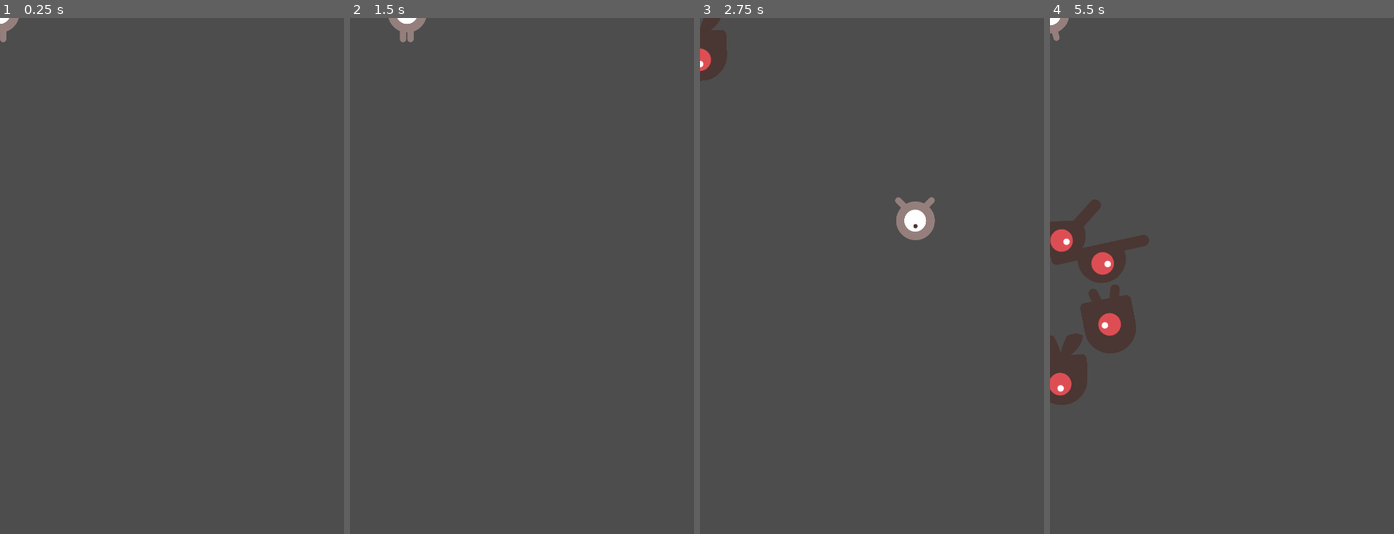
Above: before the commit, frames 1-4 (left to right).
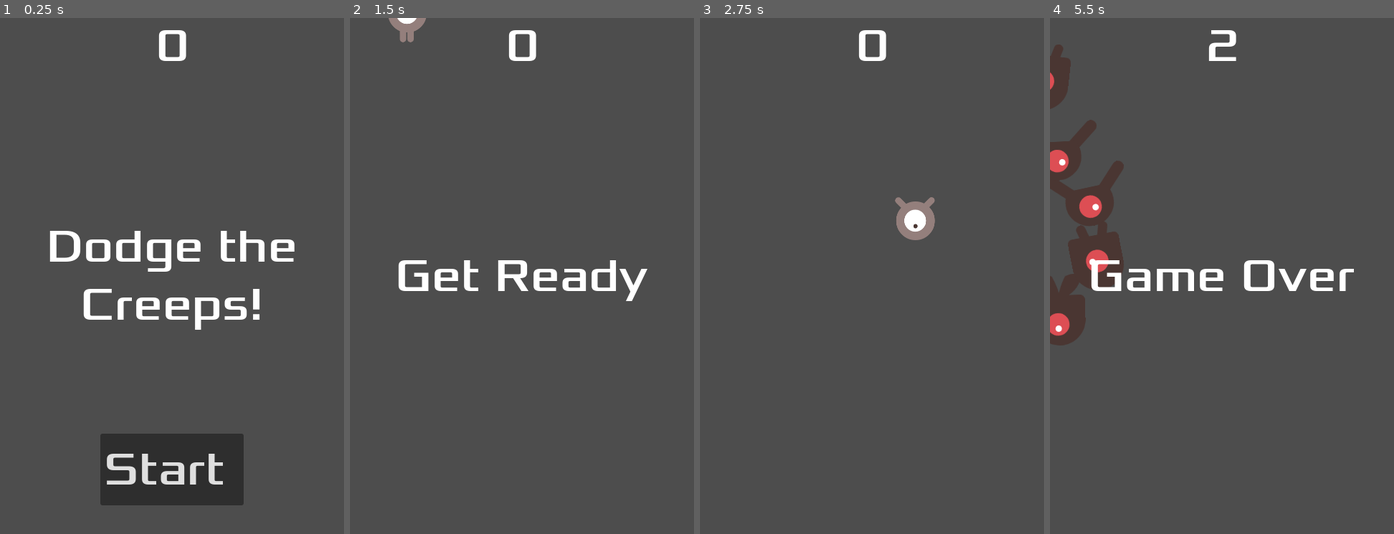
Above: after the commit, the same moments.

Repository: undeadskeleton/dodge-the-creep
Game: Godot game, scene res://Scene/stage.tscn
Two runs of this game, one before a commit and one after it. Both use one fixed random seed, a clock stepped at 60 frames per second and the inputs below.
Inputs (mouse positions are in pixels of both pictures, inside the frame that each line leads up to):
- Up to frame 1 (0.25 s): no input
- Up to frame 2 (1.5 s): click (522, 472) at 0.5 s, where only the run after the commit has a clickable "Start"; tap Enter at 1.25 s; hold Right (move_right) from 1.28 s (still down)
- Up to frame 3 (2.75 s): release Right (move_right) at 2.03 s; hold Down (move_down) from 2.03 s (still down)
- Up to frame 4 (5.5 s): release Down (move_down) at 2.78 s; hold Right (move_right) 2.78-3.53 s; hold Up (move_up) 3.53-4.28 s; hold Left (move_left) from 4.28 s (still down)

The runs differ from the first frame. In frame 1, 9.2% of the frame differs, in the area x 0-86%, y 0-95%; in frame 2, 2.1%; in frame 3, 1.1%; in frame 4, 9.3%, in the area x 0-89%, y 0-75%.

Commit message:
added score system and HUD

Diff:
--- a/Scene/hud.tscn
+++ b/Scene/hud.tscn
@@ -1,17 +1,63 @@
 [gd_scene format=3 uid="uid://ter7sam0626k"]
 
+[ext_resource type="Script" uid="uid://cjq12r44078mb" path="res://Script/hud.gd" id="1_3quw2"]
+[ext_resource type="FontFile" uid="uid://bbcijyudusvnx" path="res://Assets/dodge_the_creeps_2d_assets/fonts/Xolonium-Regular.ttf" id="2_fmoiy"]
+
 [node name="HUD" type="CanvasLayer" unique_id=395318581]
+script = ExtResource("1_3quw2")
 
 [node name="ScoreLabel" type="Label" parent="." unique_id=795480247]
-offset_right = 40.0
-offset_bottom = 23.0
+anchors_preset = 5
+anchor_left = 0.5
+anchor_right = 0.5
+offset_left = -22.5
+offset_right = 22.5
+offset_bottom = 78.0
+grow_horizontal = 2
+theme_override_fonts/font = ExtResource("2_fmoiy")
+theme_override_font_sizes/font_size = 64
+text = "0"
+horizontal_alignment = 1
+vertical_alignment = 1
 
 [node name="Message" type="Label" parent="." unique_id=1526233295]
-offset_right = 40.0
-offset_bottom = 23.0
+anchors_preset = 8
+anchor_left = 0.5
+anchor_top = 0.5
+anchor_right = 0.5
+anchor_bottom = 0.5
+offset_left = -240.0
+offset_top = -120.0
+offset_right = 240.0
+offset_bottom = 120.0
+grow_horizontal = 2
+grow_vertical = 2
+theme_override_fonts/font = ExtResource("2_fmoiy")
+theme_override_font_sizes/font_size = 64
+text = "Dodge the Creeps!"
+horizontal_alignment = 1
+vertical_alignment = 1
+autowrap_mode = 2
 
 [node name="StartButton" type="Button" parent="." unique_id=1346001627]
-offset_right = 8.0
-offset_bottom = 8.0
+anchors_preset = 7
+anchor_left = 0.5
+anchor_top = 1.0
+anchor_right = 0.5
+anchor_bottom = 1.0
+offset_left = -100.0
+offset_top = -140.0
+offset_right = 100.0
+offset_bottom = -40.0
+grow_horizontal = 2
+grow_vertical = 0
+theme_override_fonts/font = ExtResource("2_fmoiy")
+theme_override_font_sizes/font_size = 64
+text = "Start "
 
 [node name="MessageTimer" type="Timer" parent="." unique_id=641372985]
+wait_time = 2.0
+one_shot = true
+
+[connection signal="pressed" from="StartButton" to="." method="_on_start_button_pressed"]
+[connection signal="timeout" from="MessageTimer" to="." method="_on_message_timer_timeout"]
--- a/Scene/stage.tscn
+++ b/Scene/stage.tscn
@@ -3,6 +3,7 @@
 [ext_resource type="Script" uid="uid://8eb7trar88kd" path="res://Script/stage.gd" id="1_hv6bi"]
 [ext_resource type="PackedScene" uid="uid://cdua2clyoobbs" path="res://Scene/player.tscn" id="2_g8kqj"]
 [ext_resource type="PackedScene" uid="uid://rb5sc5slmf5h" path="res://Scene/mob.tscn" id="2_olu4q"]
+[ext_resource type="PackedScene" uid="uid://ter7sam0626k" path="res://Scene/hud.tscn" id="4_olu4q"]
 
 [sub_resource type="Curve2D" id="Curve2D_olu4q"]
 _data = {
@@ -38,7 +39,10 @@
 
 [node name="MobSpawnLocation" type="PathFollow2D" parent="MobPath" unique_id=179997370]
 
+[node name="HUD" parent="." unique_id=395318581 instance=ExtResource("4_olu4q")]
+
 [connection signal="hit" from="Player" to="." method="game_over"]
 [connection signal="timeout" from="MobTimer" to="." method="_on_mob_timer_timeout"]
 [connection signal="timeout" from="ScoreTimer" to="." method="_on_score_timer_timeout"]
 [connection signal="timeout" from="StartTimer" to="." method="_on_start_timer_timeout"]
+[connection signal="start_game" from="HUD" to="." method="new_game"]
--- a/Script/hud.gd
+++ b/Script/hud.gd
@@ -1,5 +1,7 @@
 extends CanvasLayer
 
+#Notify main node that the button has been pressed
+signal start_game
 
 # Called when the node enters the scene tree for the first time.
 func _ready() -> void:
@@ -9,3 +11,29 @@
 # Called every frame. 'delta' is the elapsed time since the previous frame.
 func _process(delta: float) -> void:
 	pass
+
+func show_message(text):
+	$Message.text = text
+	$Message.show()
+	$MessageTimer.start()
+
+func show_game_over():
+	show_message("Game Over")
+	#Wait until the MessageTimer has Counted Down
+	await $MessageTimer.timeout
+
+	$Message.text = "Dodge the Creeps!"
+	$Message.show()
+	#Make a one-shot timer and wait for it to finish.
+	await get_tree().create_timer(1.0).timeout
+	$StartButton.show()
+
+func update_score(score)-> void:
+	$ScoreLabel.text = str(score)
+
+func _on_start_button_pressed() -> void:
+	$StartButton.hide()
+	start_game.emit()
+
+func _on_message_timer_timeout() -> void:
+	$Message.hide()
--- a/Script/stage.gd
+++ b/Script/stage.gd
@@ -4,7 +4,7 @@
 var score
 # Called when the node enters the scene tree for the first time.
 func _ready() -> void:
-	new_game()
+	get_tree().call_group("mobs","queue_free")
 
 # Called every frame. 'delta' is the elapsed time since the previous frame.
 func _process(delta: float) -> void:
@@ -14,11 +14,14 @@
 func game_over() -> void:
 	%ScoreTimer.stop()
 	%MobTimer.stop()
+	$HUD.show_game_over()
 
 func new_game() -> void:
 	score = 0
 	$Player.start($StartPosition.position)
 	%StartTimer.start()
+	$HUD.update_score(score)
+	$HUD.show_message("Get Ready")
 
 func _on_mob_timer_timeout() -> void:
 	#Create a new instance of the mob
@@ -47,6 +50,7 @@
 
 func _on_score_timer_timeout() -> void:
 	score +=1
+	$HUD.update_score(score)
 
 func _on_start_timer_timeout() -> void:
 	%MobTimer.start()
